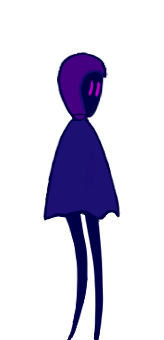
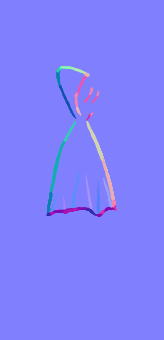
Layers edited between the first and the second (164, 340) image:
showed "Warstwa 19", painted on it over [0, 0, 164, 256]
showed "Warstwa 8" over [0, 0, 164, 340]
renamed "Warstwa 17" to "Warstwa 6(wklejone)", painted on it over [0, 0, 164, 340]
